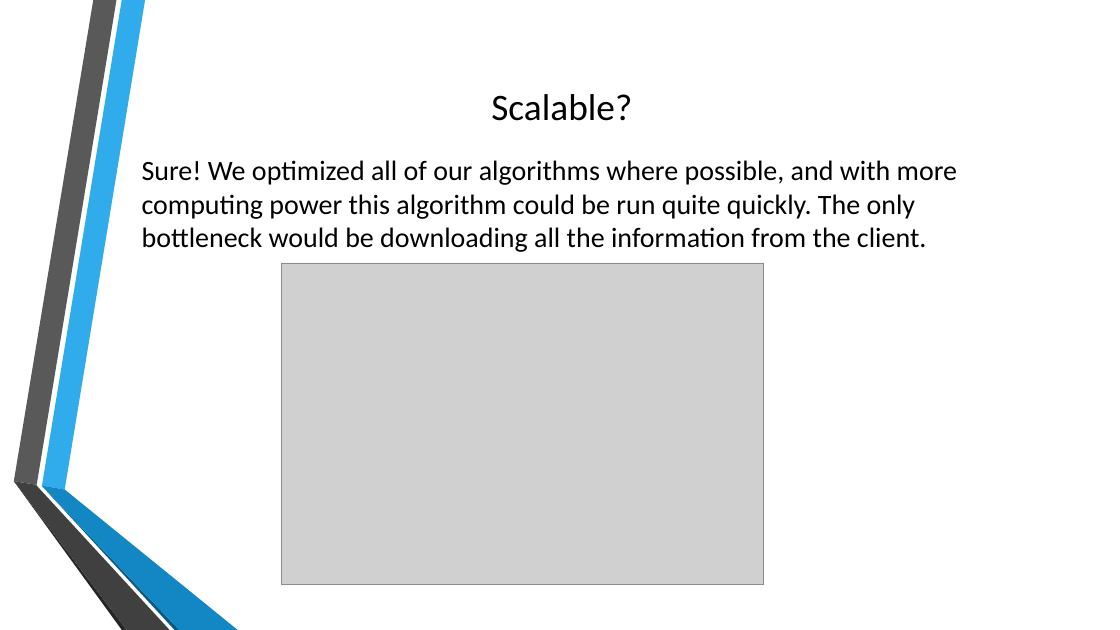
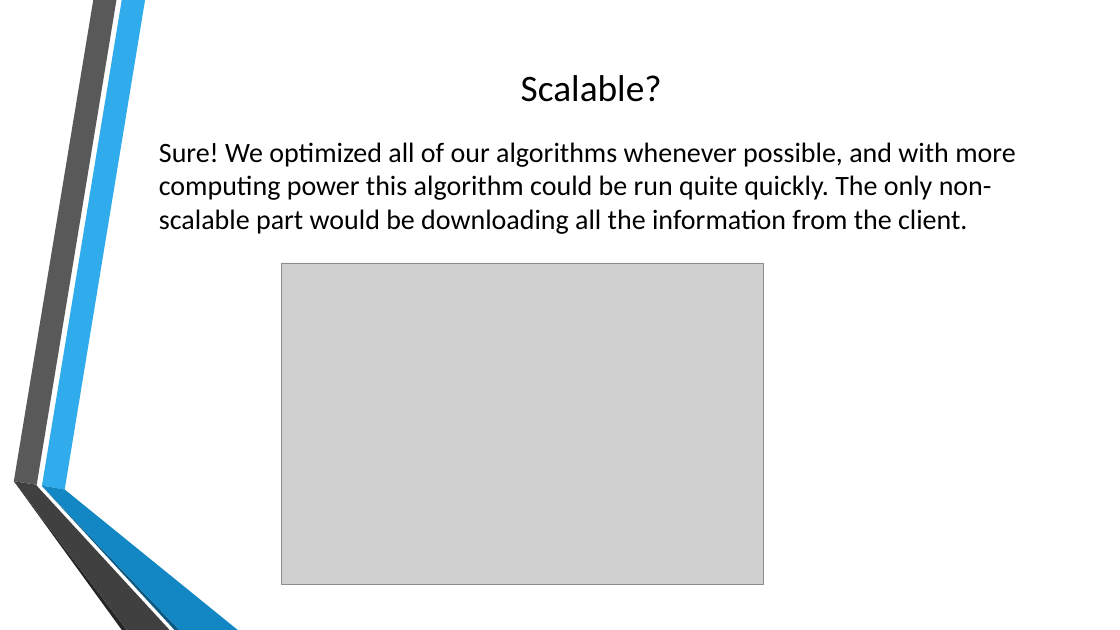
Before and after one commit to rumackaaron/JHacks2016, a slide deck: slide 10 of Making Finals not as Bad.pptx. Drawn at 1120x630 pixels with LibreOffice and Linux fonts; fonts in the diff are those of the drawing; grey boxes stand for pictures; background and template pictures are left out. Boxes give left, top, right and bottom in pixels: in the first picture for what was removed or moved away, otherwise in the second. Text is boxed around its words. In the diff, an @@ line names an element or a change of style, - is before the commit and + after.

Commit message:
improved power point

```diff
--- a/Making Finals not as Bad.pptx
+++ b/Making Finals not as Bad.pptx
@@ text "Scalable?": place and size @@
-text "Scalable?" at bbox=[142, 94, 957, 252]
+text "Scalable?" at bbox=[159, 75, 1015, 234]
@@ text at bbox=[159, 142, 1015, 234]: text changed @@
-Sure! We optimized all of our algorithms where possible, and with more computing power this algorithm could be run quite quickly. The only bottleneck would be downloading all the information from the client.
+Sure! We optimized all of our algorithms whenever possible, and with more computing power this algorithm could be run quite quickly. The only non-scalable part would be downloading all the information from the client.
```
Also in this commit, not shown: 7 other slides changed.
